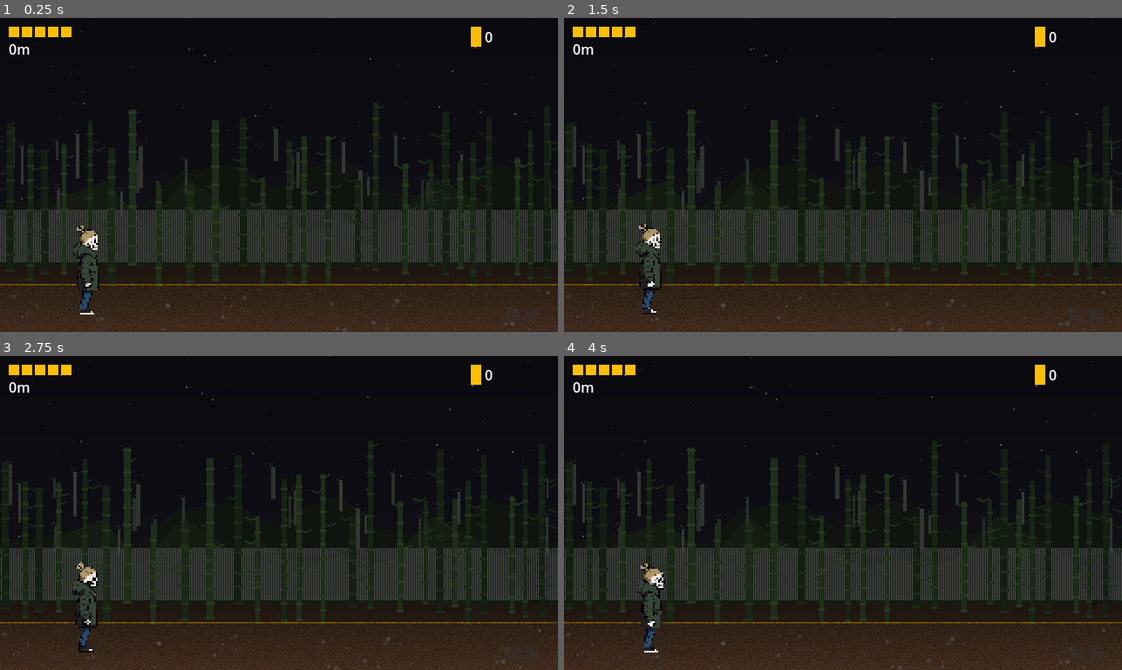
Above: before the commit, frames 1-4 (two rows, left to right).
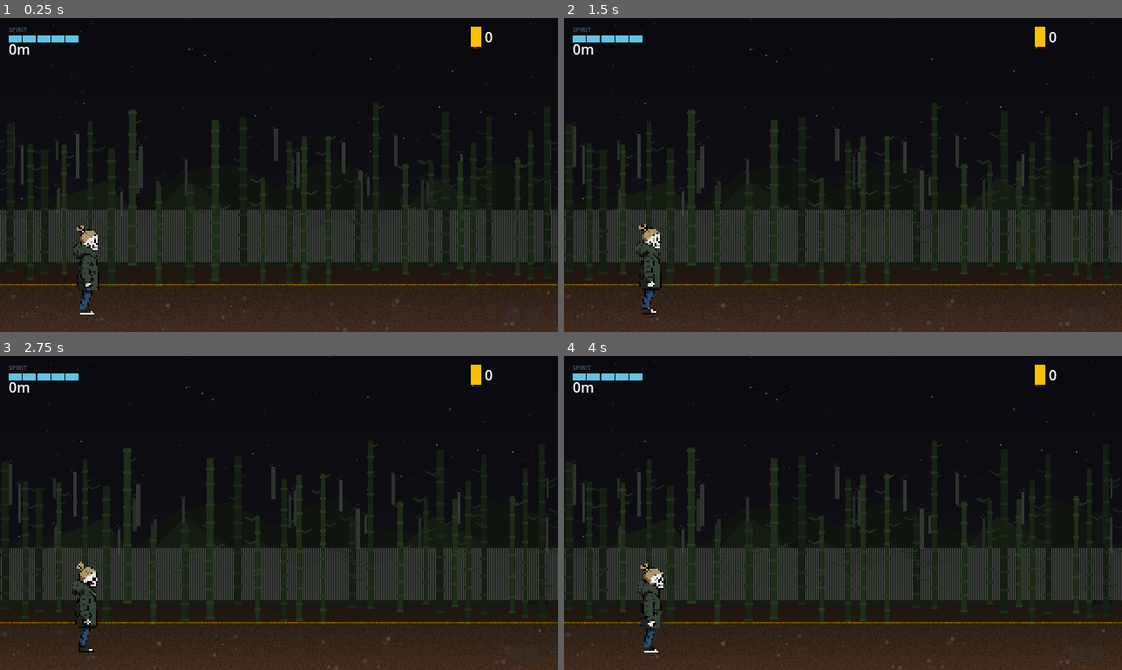
Above: after the commit, the same moments.

Repository: Everplay-Tech/shelley_site
Game: Godot game, scene res://scenes/main.tscn
Two runs of this game, one before a commit and one after it. Both use one fixed random seed, a clock stepped at 60 frames per second and the inputs below.
Inputs (mouse positions are in pixels of both pictures, inside the frame that each line leads up to):
- Up to frame 1 (0.25 s): no input
- Up to frame 2 (1.5 s): tap Enter (advance) at 0.5 s; move the mouse to (965, 159) at 0.52 s; hold Enter (advance) 0.53-1.25 s; click (965, 159) at 0.67 s; tap Space (jump) at 0.77 s; drag from (731, 190) to (815, 237) at 1.27 s
- Up to frame 3 (2.75 s): move the mouse to (334, 443) at 2.02 s; hold Down (slide) from 2.03 s (still down); click (334, 443) at 2.17 s
- Up to frame 4 (4 s): release Down (slide) at 2.75 s; drag from (815, 575) to (675, 465) at 2.77 s; move the mouse to (1010, 560) at 3.52 s; tap X (attack1) at 3.6 s; click (1010, 560) at 3.67 s; tap Space (jump) at 3.77 s

The runs differ from the first frame. In frame 1, 0.5% of the frame differs, in the area x 1-15%, y 2-9%; in frame 2, 0.5%; in frame 3, 0.5%; in frame 4, 0.5%.

Commit message:
feat: Replace hearts with spirit bar + GOTTA CALL MOM game over + fix obstacle spam
Po is immortal — hearts don't make sense. New health system:
- Segmented spirit energy bar (cyan full → amber mid → red low)
- "SPIRIT" label, segments flash white on damage / green on heal
- Critical pulse animation at 1 HP
- Bar widens for NG+ (7 segments vs 5)

Game over humor (Po energy):
- "GOTTA CALL MOM" replaces "GAME OVER"
- "TAP BEFORE SHE PICKS UP" replaces "TAP TO RUN AGAIN"

Obstacle spawner fix (less stupid blocks):
- Spawn interval: 1.2-2.8s → 2.0-4.0s (67% wider gaps)
- Minimum 180px gap enforcement (skips spawn if too close)
- No more wall-of-blocks clustering on mobile

Co-Authored-By: Claude Opus 4.6 <noreply@anthropic.com>

Diff:
--- a/godot/po_runner/scenes/main.tscn
+++ b/godot/po_runner/scenes/main.tscn
@@ -171,7 +171,7 @@
 
 [node name="Title" type="Label" parent="HUD/GameOverPanel/VBox"]
 layout_mode = 2
-text = "GAME OVER"
+text = "GOTTA CALL MOM"
 horizontal_alignment = 1
 vertical_alignment = 1
 
@@ -197,7 +197,7 @@
 
 [node name="TapLabel" type="Label" parent="HUD/GameOverPanel/VBox"]
 layout_mode = 2
-text = "TAP TO RUN AGAIN"
+text = "TAP BEFORE SHE PICKS UP"
 horizontal_alignment = 1
 
 [node name="DangerVignette" type="ColorRect" parent="HUD"]
--- a/godot/po_runner/scripts/hud.gd
+++ b/godot/po_runner/scripts/hud.gd
@@ -1,28 +1,40 @@
 extends CanvasLayer
-## HUD — health hearts, distance, score, trophy tracker, game over panel.
+## HUD — spirit phone bar (health), distance, score, trophy tracker, game over panel.
+## Po is immortal — when his spirit energy runs out, he has to call his mom.
 ## Brand colors: wood=#4a3728, amber=#ffbf00, charcoal=#1a1a1a.
 
 signal restart_requested
 
-const HEART_FULL := Color(1.0, 0.749, 0.0, 1.0)   # Amber #ffbf00
-const HEART_EMPTY := Color(0.1, 0.1, 0.1, 0.6)     # Charcoal transparent
-const HEART_FLASH := Color(1.0, 1.0, 1.0, 1.0)     # White flash on damage
-const HEART_HEAL := Color(0.4, 1.0, 0.6, 1.0)      # Green flash on heal
-const HEART_SIZE := Vector2(12, 10)
-const HEART_SPACING := 3.0
-const DEFAULT_MAX_HEARTS := 5
-var max_hearts := DEFAULT_MAX_HEARTS
+# ---- Spirit Bar Colors ----
+const BAR_FULL := Color(0.4, 0.85, 1.0, 0.9)       # Spectral cyan at full
+const BAR_MID := Color(1.0, 0.749, 0.0, 0.9)        # Amber at half
+const BAR_LOW := Color(1.0, 0.3, 0.2, 0.9)           # Red at low
+const BAR_EMPTY := Color(0.15, 0.15, 0.15, 0.5)      # Dark empty
+const BAR_FLASH := Color(1.0, 1.0, 1.0, 1.0)         # White flash on damage
+const BAR_HEAL := Color(0.4, 1.0, 0.6, 1.0)          # Green flash on heal
+const BAR_BG := Color(0.08, 0.08, 0.08, 0.7)         # Background
+
+# Bar dimensions
+const BAR_WIDTH := 80.0
+const BAR_HEIGHT := 8.0
+const BAR_X := 10.0
+const BAR_Y := 10.0
+
+# Health state
+var max_health := 5
+var _prev_health := 5
+var _bar_bg: ColorRect
+var _bar_label: Label
+var _bar_segments: Array[ColorRect] = []
 
 const WOOD_COLOR := Color(0.29, 0.216, 0.157, 1.0)  # #4a3728
 const AMBER_COLOR := Color(1.0, 0.749, 0.0, 1.0)    # #ffbf00
 const CHARCOAL := Color(0.1, 0.1, 0.1, 1.0)         # #1a1a1a
 
-var _hearts: Array[ColorRect] = []
-var _prev_health := DEFAULT_MAX_HEARTS
 var _game_over_visible := false
 var _trophies: Dictionary = {}  # food_name → {node, count_label, count}
 
-@onready var heart_container: HBoxContainer = $HeartContainer
+@onready var heart_container: HBoxContainer = $HeartContainer  # Repurposed as bar anchor
 @onready var distance_label: Label = $DistanceLabel
 @onready var score_panel: HBoxContainer = $ScorePanel
 @onready var score_label: Label = $ScorePanel/ScoreLabel
@@ -31,17 +43,21 @@
 @onready var game_over_score: Label = $GameOverPanel/VBox/ScoreValue
 @onready var game_over_distance: Label = $GameOverPanel/VBox/DistanceValue
 @onready var game_over_tap: Label = $GameOverPanel/VBox/TapLabel
+@onready var game_over_title: Label = $GameOverPanel/VBox/Title
 @onready var danger_vignette: ColorRect = $DangerVignette
 
 func _ready() -> void:
-	# Build hearts (initial count — may be rebuilt on NG+ activation)
-	_build_hearts(max_hearts)
+	# Hide the old heart container (we build bar elements manually)
+	heart_container.visible = false
+
+	# Build spirit bar (replaces hearts)
+	_build_spirit_bar(max_health)
 
 	# Hide game over panel
 	game_over_panel.visible = false
 	danger_vignette.visible = false
 
-	# Start blinking "TAP TO RUN AGAIN"
+	# Start blinking game over label
 	_blink_tap_label()
 
 func _input(event: InputEvent) -> void:
@@ -54,45 +70,100 @@
 		restart_requested.emit()
 		get_viewport().set_input_as_handled()
 
-# ---- Health Hearts ----
+# ---- Spirit Bar (Health) ----
+
+func _build_spirit_bar(max_val: int) -> void:
+	# Clean up old bar elements
+	if _bar_bg:
+		_bar_bg.queue_free()
+	for seg in _bar_segments:
+		seg.queue_free()
+	_bar_segments.clear()
+	if _bar_label:
+		_bar_label.queue_free()
+
+	max_health = max_val
+	_prev_health = max_val
+
+	# Wider bar for NG+ (7 HP)
+	var bar_w: float = BAR_WIDTH if max_val <= 5 else 105.0
+
+	# Label
+	_bar_label = Label.new()
+	_bar_label.text = "SPIRIT"
+	_bar_label.position = Vector2(BAR_X, BAR_Y - 2)
+	_bar_label.add_theme_font_size_override("font_size", 7)
+	_bar_label.add_theme_color_override("font_color", Color(0.5, 0.7, 0.9, 0.5))
+	add_child(_bar_label)
+
+	# Background
+	_bar_bg = ColorRect.new()
+	_bar_bg.size = Vector2(bar_w + 4, BAR_HEIGHT + 4)
+	_bar_bg.position = Vector2(BAR_X - 2, BAR_Y + 8)
+	_bar_bg.color = BAR_BG
+	add_child(_bar_bg)
+
+	# Segments — one per HP, with 1px gap between
+	var seg_gap := 1.5
+	var seg_w: float = (bar_w - seg_gap * (max_val - 1)) / max_val
+	for i in range(max_val):
+		var seg = ColorRect.new()
+		seg.size = Vector2(seg_w, BAR_HEIGHT)
+		seg.position = Vector2(BAR_X + i * (seg_w + seg_gap), BAR_Y + 10)
+		seg.color = _bar_color_for_health(max_val, max_val)
+		add_child(seg)
+		_bar_segments.append(seg)
+
+func _bar_color_for_health(current: int, max_val: int) -> Color:
+	var ratio: float = float(current) / float(max_val)
+	if ratio > 0.6:
+		return BAR_FULL
+	elif ratio > 0.3:
+		return BAR_MID.lerp(BAR_FULL, (ratio - 0.3) / 0.3)
+	else:
+		return BAR_LOW.lerp(BAR_MID, ratio / 0.3)
 
 func update_hearts(current: int, max_val: int) -> void:
+	# API name kept for backward compat with main.gd signal connection
 	# Rebuild if max changed (NG+ activation)
-	if max_val != max_hearts:
-		_build_hearts(max_val)
+	if max_val != max_health:
+		_build_spirit_bar(max_val)
 		_prev_health = max_val
-	for i in range(max_hearts):
+
+	var fill_color: Color = _bar_color_for_health(current, max_val)
+	for i in range(max_health):
 		if i < current:
+			# Filled segment
 			if i >= _prev_health:
-				_flash_heart(i, HEART_HEAL, HEART_FULL)
+				# Newly healed — green flash
+				_flash_segment(i, BAR_HEAL, fill_color)
 			else:
-				_hearts[i].color = HEART_FULL
+				_bar_segments[i].color = fill_color
 		else:
+			# Empty segment
 			if i < _prev_health:
-				_flash_heart(i, HEART_FLASH, HEART_EMPTY)
+				# Newly damaged — white flash
+				_flash_segment(i, BAR_FLASH, BAR_EMPTY)
 			else:
-				_hearts[i].color = HEART_EMPTY
+				_bar_segments[i].color = BAR_EMPTY
 	_prev_health = current
 
-func _build_hearts(count: int) -> void:
-	# Clear existing hearts
-	for h in _hearts:
-		h.queue_free()
-	_hearts.clear()
-	max_hearts = count
-	for i in range(max_hearts):
-		var heart = ColorRect.new()
-		heart.custom_minimum_size = HEART_SIZE
-		heart.size = HEART_SIZE
-		heart.color = HEART_FULL
-		heart_container.add_child(heart)
-		_hearts.append(heart)
-
-func _flash_heart(idx: int, flash_color: Color, end_color: Color) -> void:
-	var heart = _hearts[idx]
-	heart.color = flash_color
-	var tween = create_tween()
-	tween.tween_property(heart, "color", end_color, 0.25)
+	# Pulse entire bar red when critically low
+	if current == 1 and current > 0:
+		_pulse_critical()
+
+func _flash_segment(idx: int, flash_color: Color, end_color: Color) -> void:
+	var seg = _bar_segments[idx]
+	seg.color = flash_color
+	var tween: Tween = create_tween()
+	tween.tween_property(seg, "color", end_color, 0.25)
+
+func _pulse_critical() -> void:
+	if _bar_segments.size() > 0:
+		var seg = _bar_segments[0]
+		var pulse: Tween = create_tween().set_loops(3)
+		pulse.tween_property(seg, "color", Color(1.0, 0.1, 0.1, 1.0), 0.15)
+		pulse.tween_property(seg, "color", BAR_LOW, 0.15)
 
 # ---- Score & Distance ----
 
@@ -108,17 +179,14 @@
 	if food_name == "":
 		return
 	if _trophies.has(food_name):
-		# Increment count
 		var t = _trophies[food_name]
 		t["count"] += 1
 		t["count_label"].text = "x%d" % t["count"]
-		# Pop animation
 		var node: HBoxContainer = t["node"]
-		var tween = create_tween()
+		var tween: Tween = create_tween()
 		tween.tween_property(node, "scale", Vector2(1.2, 1.2), 0.06)
 		tween.tween_property(node, "scale", Vector2(1.0, 1.0), 0.1)
 	else:
-		# New trophy — create icon + count
 		var entry = HBoxContainer.new()
 		entry.add_theme_constant_override("separation", 1)
 
@@ -136,39 +204,39 @@
 		trophy_container.add_child(entry)
 		_trophies[food_name] = {"node": entry, "count_label": count_lbl, "count": 1}
 
-		# Appear animation — pop in from zero
 		entry.scale = Vector2.ZERO
 		entry.pivot_offset = Vector2(12, 6)
-		var tween = create_tween()
+		var tween: Tween = create_tween()
 		tween.tween_property(entry, "scale", Vector2(1.3, 1.3), 0.08)
 		tween.tween_property(entry, "scale", Vector2(1.0, 1.0), 0.12)
 
 func _trophy_color(food_name: String) -> Color:
 	match food_name:
-		"ramen": return Color(0.9, 0.75, 0.3, 1.0)       # Golden noodle
-		"toaster_strudel": return Color(0.85, 0.65, 0.4, 1.0)  # Pastry brown
-		"coffee": return Color(0.55, 0.35, 0.2, 1.0)      # Coffee brown
-		"cavatappi": return Color(0.95, 0.85, 0.5, 1.0)   # Pasta yellow
-		"blt": return Color(0.8, 0.3, 0.2, 1.0)           # Tomato red
-		"smoothie": return Color(0.5, 0.8, 0.4, 1.0)      # Green smoothie
+		"ramen": return Color(0.9, 0.75, 0.3, 1.0)
+		"toaster_strudel": return Color(0.85, 0.65, 0.4, 1.0)
+		"coffee": return Color(0.55, 0.35, 0.2, 1.0)
+		"cavatappi": return Color(0.95, 0.85, 0.5, 1.0)
+		"blt": return Color(0.8, 0.3, 0.2, 1.0)
+		"smoothie": return Color(0.5, 0.8, 0.4, 1.0)
 		_: return AMBER_COLOR
 
 # ---- Game Over Panel ----
 
 func show_game_over(final_score: int, final_distance: int) -> void:
 	_game_over_visible = true
+	game_over_title.text = "GOTTA CALL MOM"
 	game_over_score.text = str(final_score)
 	game_over_distance.text = "%dm" % final_distance
+	game_over_tap.text = "TAP BEFORE SHE PICKS UP"
 	game_over_panel.visible = true
-	# Fade in
 	game_over_panel.modulate.a = 0.0
-	var tween = create_tween()
+	var tween: Tween = create_tween()
 	tween.tween_property(game_over_panel, "modulate:a", 1.0, 0.5)
 
 func _blink_tap_label() -> void:
 	if not is_inside_tree():
 		return
-	var tween = create_tween().set_loops()
+	var tween: Tween = create_tween().set_loops()
 	tween.tween_property(game_over_tap, "modulate:a", 0.2, 0.5)
 	tween.tween_property(game_over_tap, "modulate:a", 1.0, 0.5)
 
@@ -177,7 +245,7 @@
 func flash_danger() -> void:
 	danger_vignette.modulate.a = 0.0
 	danger_vignette.visible = true
-	var tween = create_tween()
+	var tween: Tween = create_tween()
 	tween.tween_property(danger_vignette, "modulate:a", 0.2, 0.08)
 	tween.tween_property(danger_vignette, "modulate:a", 0.0, 0.3)
 	tween.tween_callback(func(): danger_vignette.visible = false)
--- a/godot/po_runner/scripts/obstacle_spawner.gd
+++ b/godot/po_runner/scripts/obstacle_spawner.gd
@@ -1,13 +1,17 @@
 extends Node2D
 ## Spawns obstacles at random intervals. Obstacles scroll left with the world.
+## Tuned for fair spacing — no cluster spawns, wider gaps for readability.
 
-@export var spawn_interval_min := 1.2
-@export var spawn_interval_max := 2.8
+@export var spawn_interval_min := 2.0
+@export var spawn_interval_max := 4.0
 @export var obstacle_scene: PackedScene
 
 var spawn_timer := 0.0
-var next_spawn_time := 2.0
+var next_spawn_time := 2.5
 var is_paused := false
+
+# Minimum pixel gap between obstacles on screen (prevents wall-of-blocks feel)
+const MIN_GAP_PX := 180.0
 
 func _ready() -> void:
 	next_spawn_time = randf_range(spawn_interval_min, spawn_interval_max)
@@ -25,6 +29,10 @@
 func _spawn_obstacle() -> void:
 	if obstacle_scene == null:
 		return
+	# Enforce minimum gap — skip spawn if any obstacle is still near the spawn edge
+	for child in get_children():
+		if child is StaticBody2D and child.position.x > (700.0 - MIN_GAP_PX):
+			return
 	var obstacle = obstacle_scene.instantiate()
 	obstacle.position = Vector2(700, 0)  # Spawn off-screen right
 	add_child(obstacle)
Not shown, changed: web/public/games/po_runner/index.html
Not shown, changed: web/public/games/po_runner/index.pck
